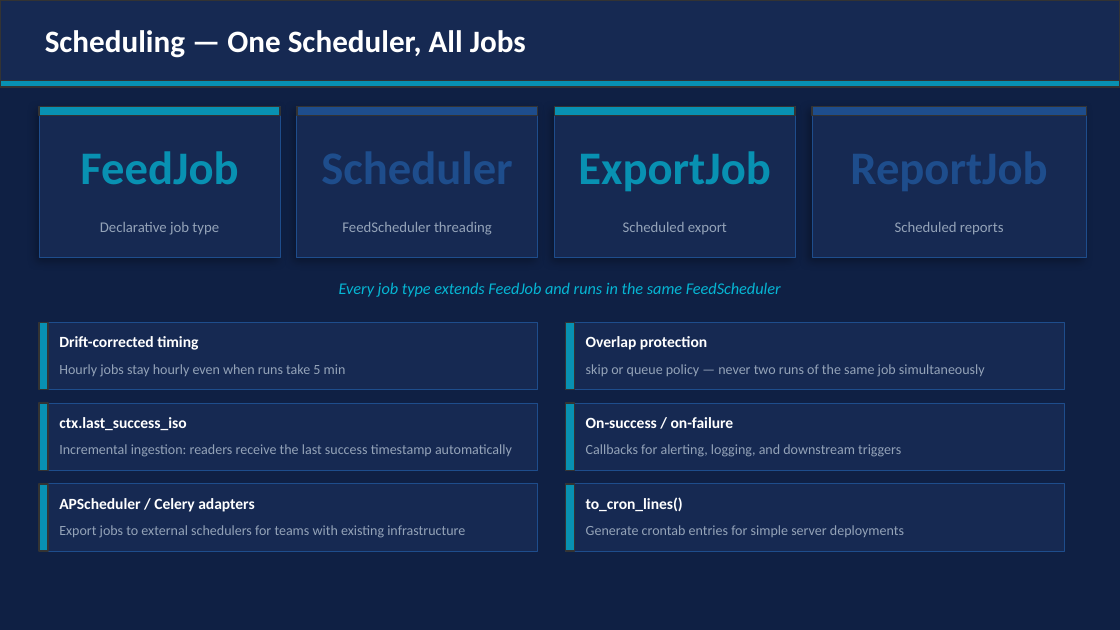
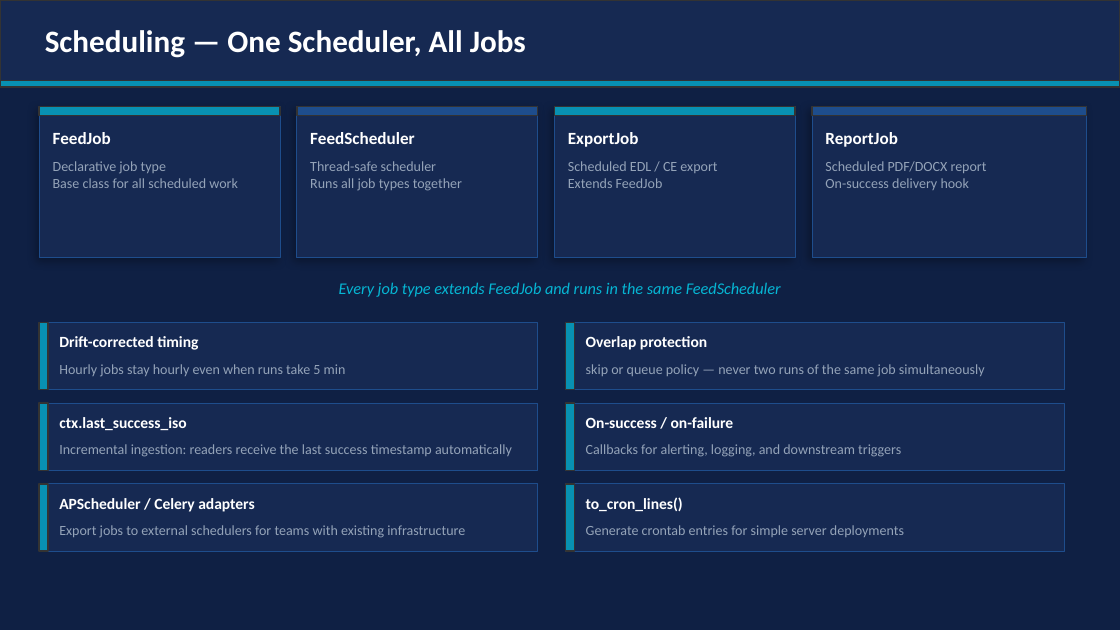
Before and after one commit to wrhalpin/GNAT, a slide deck: slide 8 of GNAT-Presentation.pptx. Drawn at 1120x630 pixels with LibreOffice and Linux fonts; fonts in the diff are those of the drawing. Boxes give left, top, right and bottom in pixels: in the first picture for what was removed or moved away, otherwise in the second. Text is boxed around its words. In the diff, an @@ line names an element or a change of style, - is before the commit and + after.

```diff
--- a/GNAT-Presentation.pptx
+++ b/GNAT-Presentation.pptx
@@ text "FeedJob" at (53,132,111,144): size 30 to 11 pt, text colour #0891B2 to #FFFFFF; alignment centre to left @@
@@ text at (310,132,415,144): text changed; size 9.5 to 11 pt; text colour #94A3B8 to #FFFFFF; bold on @@
-FeedScheduler threading
+FeedScheduler
@@ text "ExportJob" at (568,132,639,147): size 30 to 11 pt, text colour #0891B2 to #FFFFFF; alignment centre to left @@
@@ text added at (825,132,898,147), 11 pt, text #FFFFFF, bold @@
+ReportJob
@@ text at (53,178,238,188): paragraph added @@
+Base class for all scheduled work
@@ text at (53,161,166,174): size 9.5 to 9 pt in "Declarative job type"; alignment centre to left @@
@@ text "Declarative job type": place and size @@
-text "Declarative job type" at (100,222,219,235)
+text "Declarative job type" at (53,161,238,188)
@@ text added at (310,161,462,191), 9 pt, text #94A3B8 @@
+Thread-safe scheduler
+Runs all job types together
@@ text at (568,161,717,188): text changed; size 9.5 to 9 pt @@
-Scheduled export
+Scheduled EDL / CE export
+Extends FeedJob
@@ vertical alignment middle to top in 3 elements at (53,161,238,188), (568,161,717,188), (825,161,987,190) @@
@@ text at (825,161,987,190): text changed; size 9.5 to 9 pt @@
-Scheduled reports
+Scheduled PDF/DOCX report
+On-success delivery hook
```
Also in this commit, not shown: 6 other slides changed, 1 slide added.
